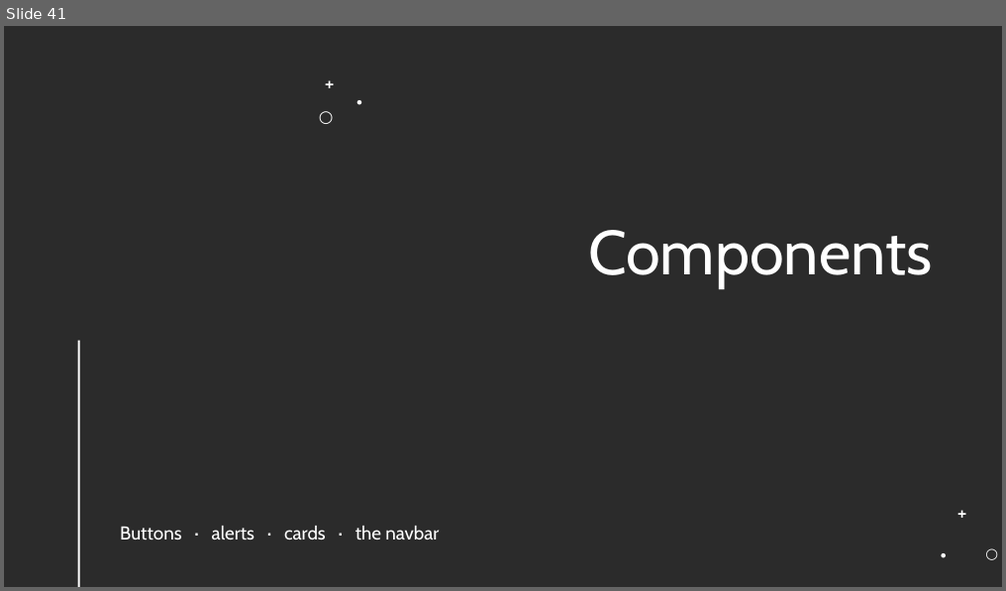
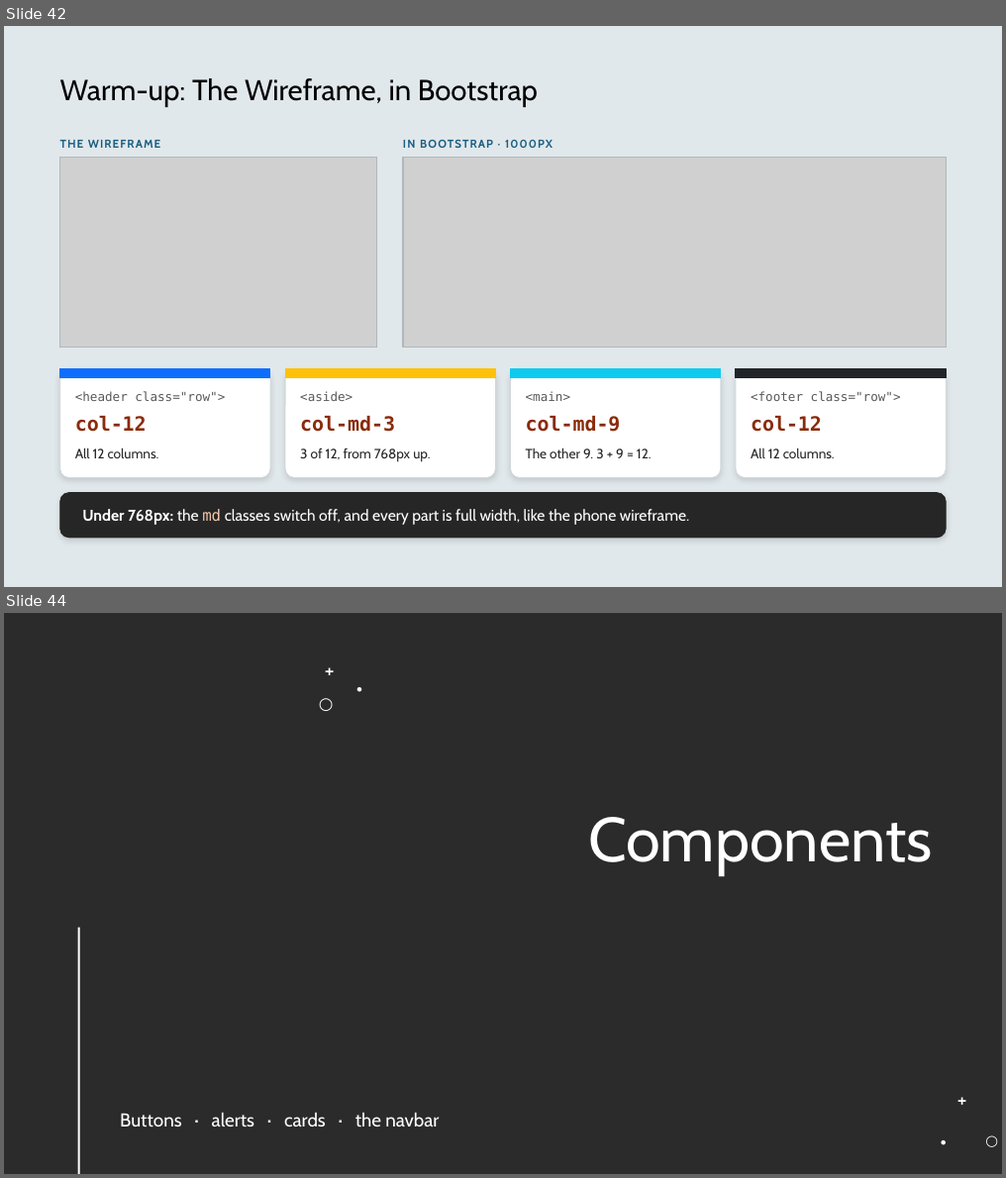
Before and after one commit to x97gfq/WEBD1000_Fall2026, a slide deck: 10_CSS_Frameworks/CSS_Frameworks_Bootstrap.pptx. Shown one above the other, each under a label of ours: slide 41 before the commit, slides 42 and 44 after it; the slides between them are not shown. The pictures are 1006x591 and 1006x1178 pixels, drawn with LibreOffice and Linux fonts; fonts in the diff are those of the drawing; grey boxes stand for pictures; background and template pictures are left out; a plain dark background stands for a picture behind light text. Boxes give left, top, right and bottom in pixels: in the first picture for what was removed or moved away, otherwise in the second. Text is boxed around its words. In the diff, an @@ line names an element or a change of style, - is before the commit and + after.

```diff
--- a/10_CSS_Frameworks/CSS_Frameworks_Bootstrap.pptx
+++ b/10_CSS_Frameworks/CSS_Frameworks_Bootstrap.pptx
@@ slide 42 added at (4, 26, 1002, 587), background #E1E8EB @@
@@ text added at (60, 78, 538, 107), 28 pt, text #000000 @@
+Warm-up: The Wireframe, in Bootstrap
@@ text added at (60, 140, 160, 148), 11 pt, text #1B5E82, bold @@
+THE WIREFRAME
@@ text added at (403, 140, 552, 148), 11 pt, text #1B5E82, bold @@
+IN BOOTSTRAP · 1000PX
@@ picture added at (60, 157, 377, 347) @@
@@ rectangle added at (60, 157, 377, 347), outline #B0B8BC 1 pt @@
@@ picture added at (403, 157, 945, 347) @@
@@ rectangle added at (403, 157, 945, 347), outline #B0B8BC 1 pt @@
@@ rounded rectangle added at (60, 370, 270, 478), fill #FFFFFF, outline #D0D7DB 0.75 pt @@
@@ rectangle added at (60, 370, 270, 378), fill #0D6EFD, outline #0D6EFD 1 pt @@
@@ rounded rectangle added at (285, 370, 496, 478), fill #FFFFFF, outline #D0D7DB 0.75 pt @@
@@ rectangle added at (285, 370, 496, 378), fill #FFC107, outline #FFC107 1 pt @@
@@ rounded rectangle added at (511, 370, 721, 478), fill #FFFFFF, outline #D0D7DB 0.75 pt @@
@@ rectangle added at (511, 370, 721, 378), fill #0DCAF0, outline #0DCAF0 1 pt @@
@@ rounded rectangle added at (736, 370, 945, 478), fill #FFFFFF, outline #D0D7DB 0.75 pt @@
@@ rectangle added at (736, 370, 945, 378), fill #212529, outline #212529 1 pt @@
@@ text added at (75, 391, 225, 401), 12 pt, text #595959 @@
+<header class="row">
@@ text added at (300, 391, 352, 401), 12 pt, text #595959 @@
+<aside>
@@ text added at (526, 391, 570, 401), 12 pt, text #595959 @@
+<main>
@@ text added at (750, 391, 901, 401), 12 pt, text #595959 @@
+<footer class="row">
@@ text added at (75, 416, 147, 432), 19 pt, text #8A2B0B, bold @@
+col-12
@@ text added at (300, 416, 395, 432), 19 pt, text #8A2B0B, bold @@
+col-md-3
@@ text added at (526, 416, 621, 432), 19 pt, text #8A2B0B, bold @@
+col-md-9
@@ text added at (750, 416, 822, 432), 19 pt, text #8A2B0B, bold @@
+col-12
@@ text added at (75, 448, 159, 459), 13 pt, text #262626 @@
+All 12 columns.
@@ text added at (300, 448, 431, 463), 13 pt, text #262626 @@
+3 of 12, from 768px up.
@@ text added at (526, 448, 651, 459), 13 pt, text #262626 @@
+The other 9. 3 + 9 = 12.
@@ text added at (750, 448, 835, 459), 13 pt, text #262626 @@
+All 12 columns.
@@ rounded rectangle added at (60, 493, 945, 538), fill #262626, outline #262626 0.75 pt @@
@@ text added at (82, 509, 689, 525), 15 pt, text #FFFFFF @@
+Under 768px: the md classes switch off, and every part is full width, like the phone wireframe.
@@ what was slide 41 is now slide 44 @@
```
Also in this commit, not shown: 8 slides changed, 7 other slides added, 19 slides removed, 30 other files.
